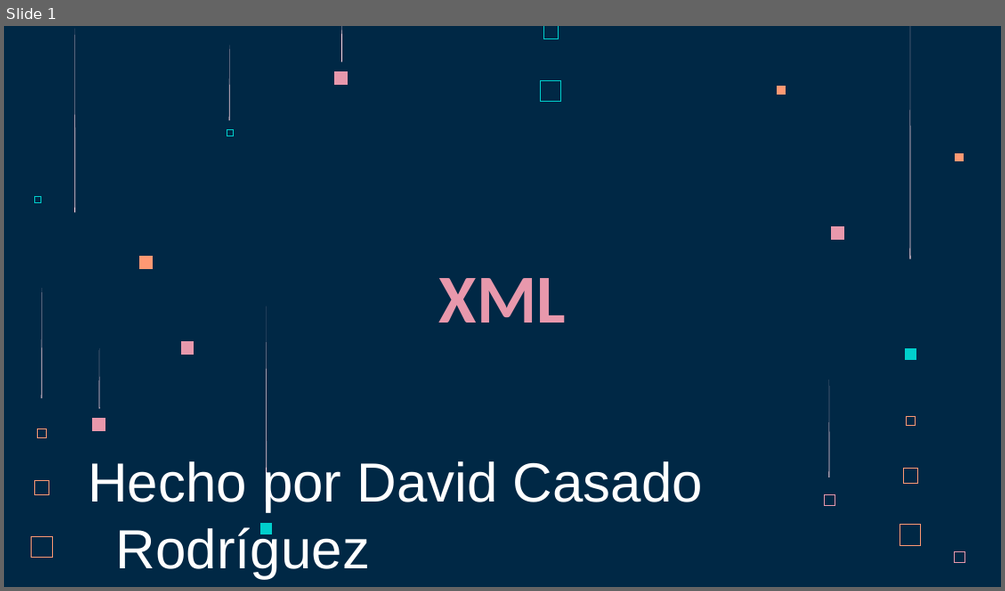
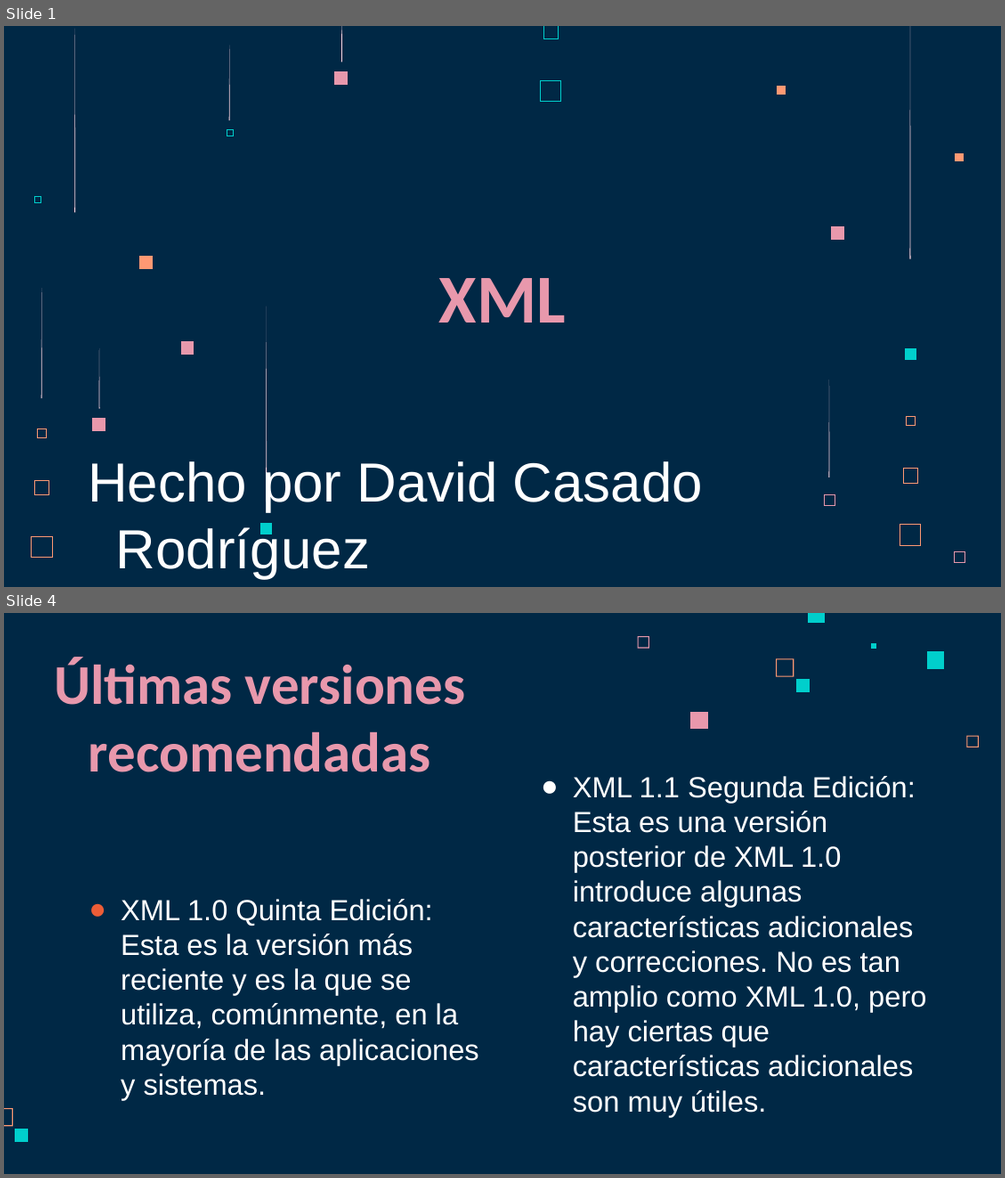
Before and after one commit to dvidCR/Lenguaje-de-Marcas, a slide deck: Tercer_Trimestre/Ejercicios/XML/XML.pptx. Shown one above the other, each under a label of ours: slide 1 before the commit, slides 1 and 4 after it; the slides between them are not shown. The pictures are 1005x591 and 1005x1178 pixels, drawn with LibreOffice and Linux fonts; fonts in the diff are those of the drawing. Boxes give left, top, right and bottom in pixels: in the first picture for what was removed or moved away, otherwise in the second. Text is boxed around its words. In the diff, an @@ line names an element or a change of style, - is before the commit and + after.

```diff
--- a/Tercer_Trimestre/Ejercicios/XML/XML.pptx
+++ b/Tercer_Trimestre/Ejercicios/XML/XML.pptx
@@ slide 4 added at (4, 613, 1001, 1174), background #002845 @@
@@ freeform shape added at (638, 636, 649, 648), fill #E898AC @@
@@ freeform shape added at (808, 613, 825, 623), fill #00CFCC @@
@@ title added at (54, 657, 465, 772), 54 pt, text #E898AC, bold @@
+Últimas versiones recomendadas
@@ freeform shape added at (776, 658, 793, 676), fill #FF9973 @@
@@ freeform shape added at (872, 643, 877, 648), fill #00CFCC @@
@@ freeform shape added at (927, 652, 944, 669), fill #00CFCC @@
@@ freeform shape added at (796, 680, 809, 693), fill #00CFCC @@
@@ freeform shape added at (690, 712, 708, 729), fill #E898AC @@
@@ freeform shape added at (967, 736, 979, 747), fill #FF9973 @@
@@ text added at (573, 776, 926, 1117), 28 pt, text #FFFFFF @@
+● XML 1.1 Segunda Edición: Esta es una versión posterior de XML 1.0 introduce algunas características adicionales y correcciones. No es tan amplio como XML 1.0, pero hay ciertas que características adicionales son muy útiles.
@@ text added at (121, 899, 479, 1100), 28 pt, text #FFFFFF @@
+● XML 1.0 Quinta Edición: Esta es la versión más reciente y es la que se utiliza, comúnmente, en la mayoría de las aplicaciones y sistemas.
@@ freeform shape added at (4, 1108, 13, 1126), fill #FF9973 @@
@@ freeform shape added at (16, 1128, 29, 1142), fill #00CFCC @@
```
Also in this commit, not shown: 2 slides changed, 6 other slides added.
